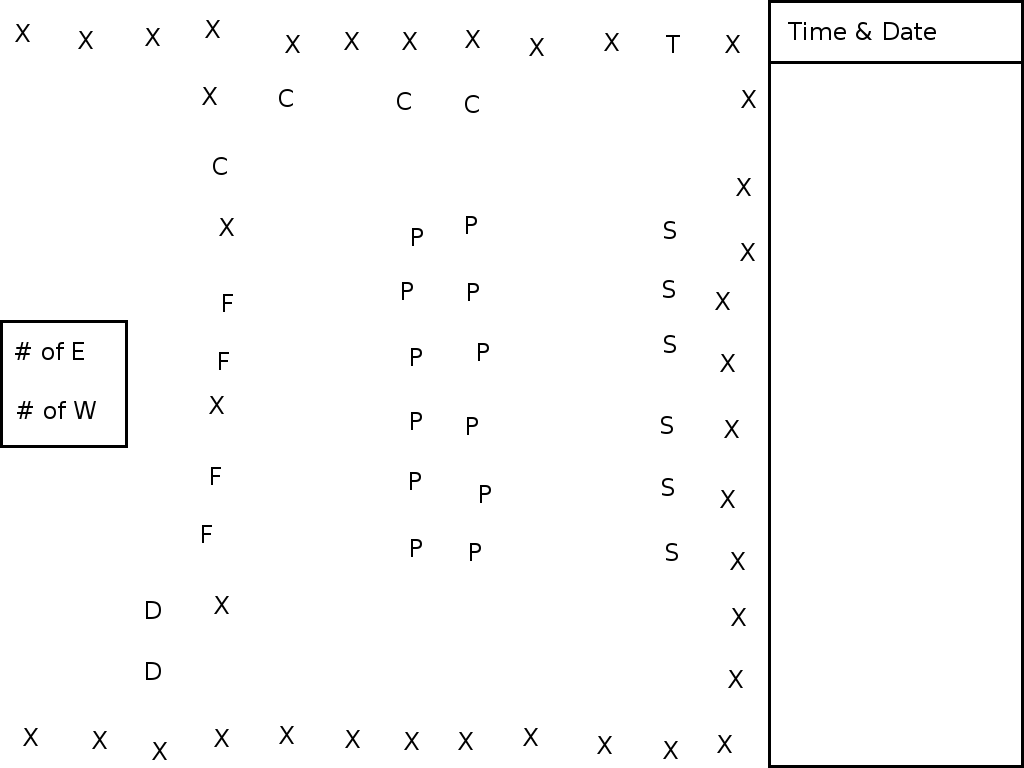
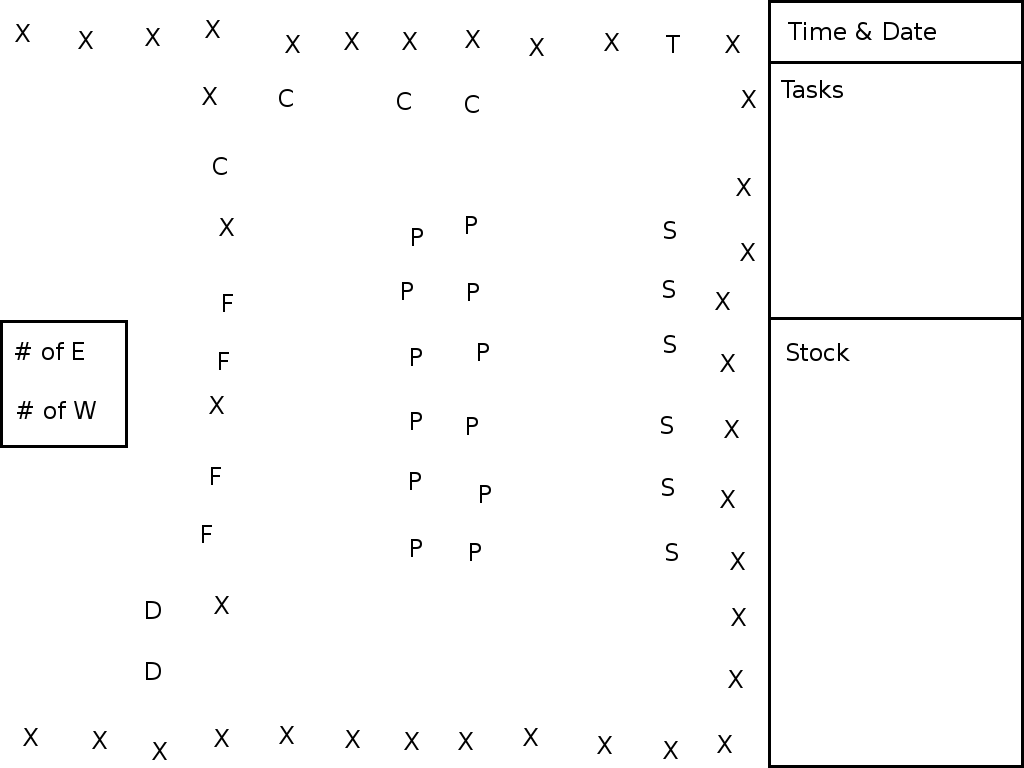
Layered file, before and after one edit (1024 × 768). Changes by layer:
added layer "Stock" above "Tasks" over bbox(787, 343, 850, 361)
added layer "Tasks" above "P #11" over bbox(781, 80, 843, 98)
painted on "Background" over bbox(771, 317, 1021, 320)
